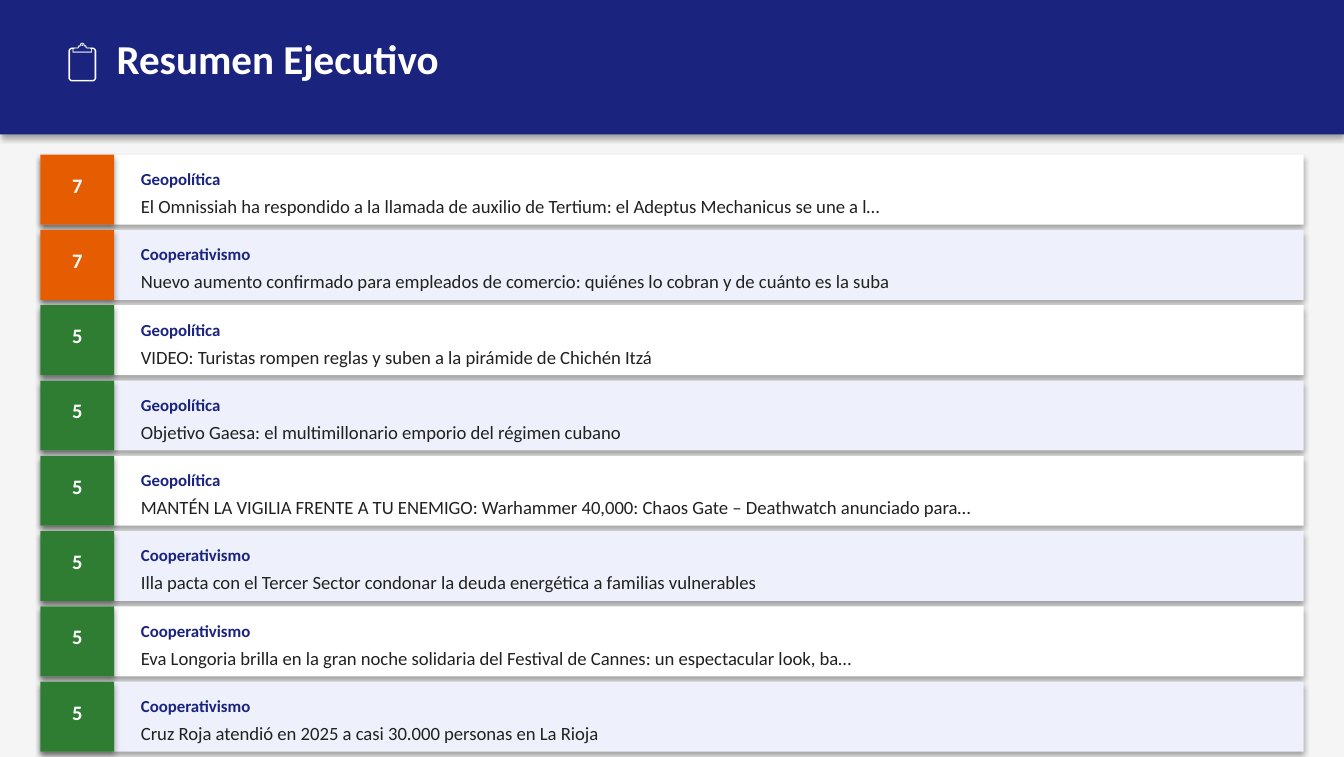
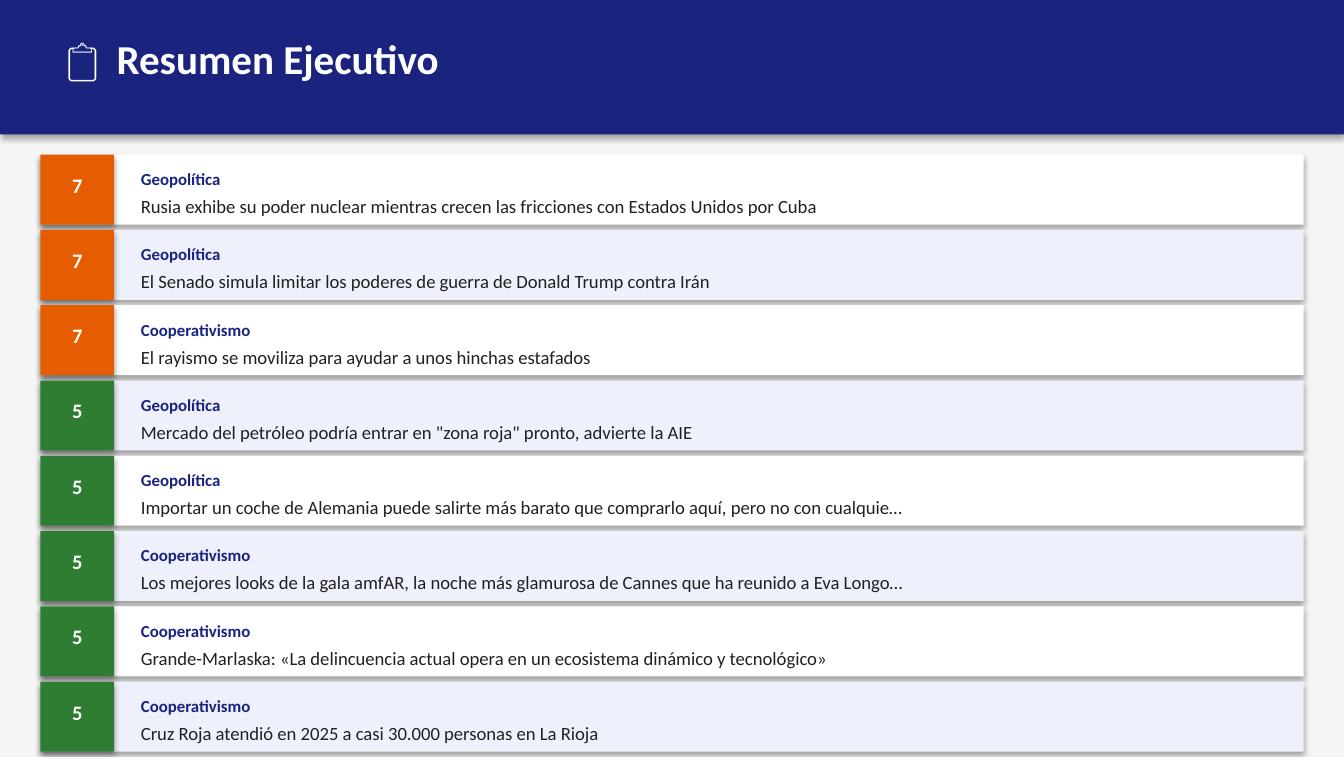
Before and after one commit to erickfranciscohernandez/financiero, a slide deck: slide 2 of newsletter_20260522.pptx. Drawn at 1344x757 pixels with LibreOffice and Linux fonts; fonts in the diff are those of the drawing. Boxes give left, top, right and bottom in pixels: in the first picture for what was removed or moved away, otherwise in the second. Text is boxed around its words. In the diff, an @@ line names an element or a change of style, - is before the commit and + after.

```diff
--- a/newsletter_20260522.pptx
+++ b/newsletter_20260522.pptx
@@ text at (x1=141, y1=200, x2=816, y2=216): text changed @@
-El Omnissiah ha respondido a la llamada de auxilio de Tertium: el Adeptus Mechanicus se une a l…
+Rusia exhibe su poder nuclear mientras crecen las fricciones con Estados Unidos por Cuba
@@ text "Geopolítica" moved from (x1=141, y1=324, x2=221, y2=339) to (x1=141, y1=248, x2=221, y2=263) @@
@@ text at (x1=141, y1=275, x2=709, y2=291): text changed @@
-Nuevo aumento confirmado para empleados de comercio: quiénes lo cobran y de cuánto es la suba
+El Senado simula limitar los poderes de guerra de Donald Trump contra Irán
@@ rectangle at (x1=40, y1=305, x2=114, y2=375): fill #2E7D32 to #E65C00 @@
@@ text at (x1=72, y1=329, x2=82, y2=343): text changed @@
-5
+7
@@ text "Cooperativismo" moved from (x1=141, y1=248, x2=251, y2=263) to (x1=141, y1=324, x2=251, y2=339) @@
@@ text at (x1=141, y1=351, x2=590, y2=367): text changed @@
-VIDEO: Turistas rompen reglas y suben a la pirámide de Chichén Itzá
+El rayismo se moviliza para ayudar a unos hinchas estafados
@@ text at (x1=141, y1=426, x2=693, y2=442): text changed @@
-Objetivo Gaesa: el multimillonario emporio del régimen cubano
+Mercado del petróleo podría entrar en "zona roja" pronto, advierte la AIE
@@ text at (x1=141, y1=501, x2=902, y2=517): text changed @@
-MANTÉN LA VIGILIA FRENTE A TU ENEMIGO: Warhammer 40,000: Chaos Gate – Deathwatch anunciado para…
+Importar un coche de Alemania puede salirte más barato que comprarlo aquí, pero no con cualquie…
@@ text at (x1=141, y1=576, x2=903, y2=592): text changed @@
-Illa pacta con el Tercer Sector condonar la deuda energética a familias vulnerables
+Los mejores looks de la gala amfAR, la noche más glamurosa de Cannes que ha reunido a Eva Longo…
@@ text at (x1=141, y1=652, x2=827, y2=669): text changed @@
-Eva Longoria brilla en la gran noche solidaria del Festival de Cannes: un espectacular look, ba…
+Grande-Marlaska: «La delincuencia actual opera en un ecosistema dinámico y tecnológico»
```
Also in this commit, not shown: 2 other slides changed, 5 other files.
